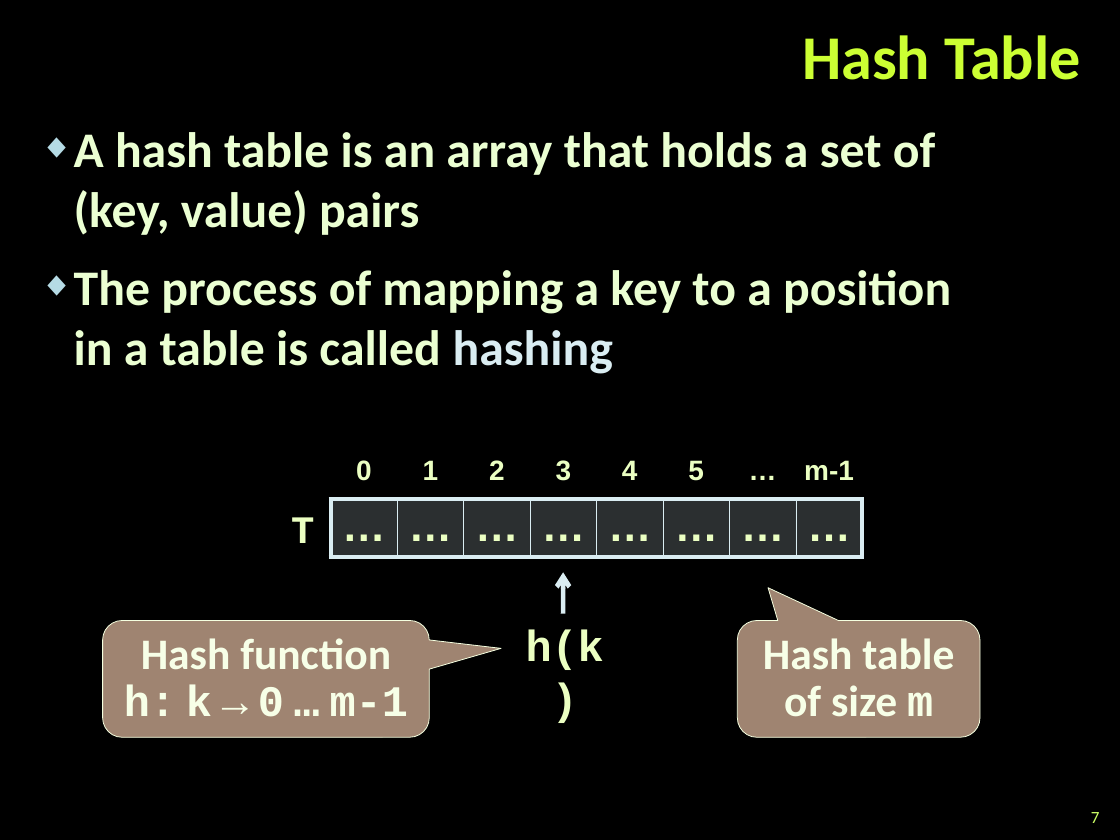
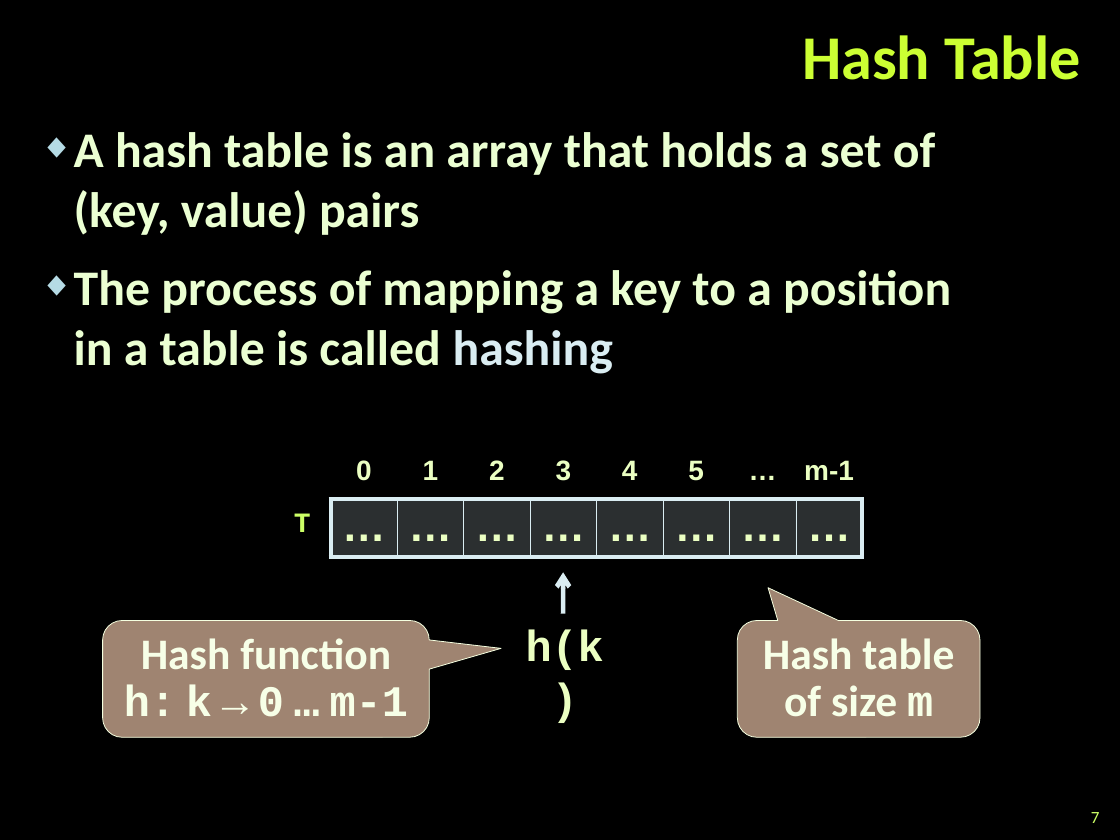
Before and after one commit to martin-nikolov/Telerik-Academy, a slide deck: slide 7 of Programming with C#/5. C# Data Structures and Algorithms/04. Dictionaries, Hash Tables and Sets/Dictionaries-Hash-Tables-and-Sets.pptx. Drawn at 1120x840 pixels with LibreOffice and Linux fonts; fonts in the diff are those of the drawing; background and template pictures are left out. Boxes give left, top, right and bottom in pixels: in the first picture for what was removed or moved away, otherwise in the second. Text is boxed around its words. In the diff, an @@ line names an element or a change of style, - is before the commit and + after.

Commit message:
DSA - Dictionaries-Hash-Tables-and-Sets -U

```diff
--- a/Programming with C#/5. C# Data Structures and Algorithms/04. Dictionaries, Hash Tables and Sets/Dictionaries-Hash-Tables-and-Sets.pptx
+++ b/Programming with C#/5. C# Data Structures and Algorithms/04. Dictionaries, Hash Tables and Sets/Dictionaries-Hash-Tables-and-Sets.pptx
@@ text "T" at [294, 513, 311, 532]: size 25 to 18 pt, text colour #EBFFC2 to #CCFF66 @@
```
Also in this commit, not shown: 3 other slides changed, 32 other files.
